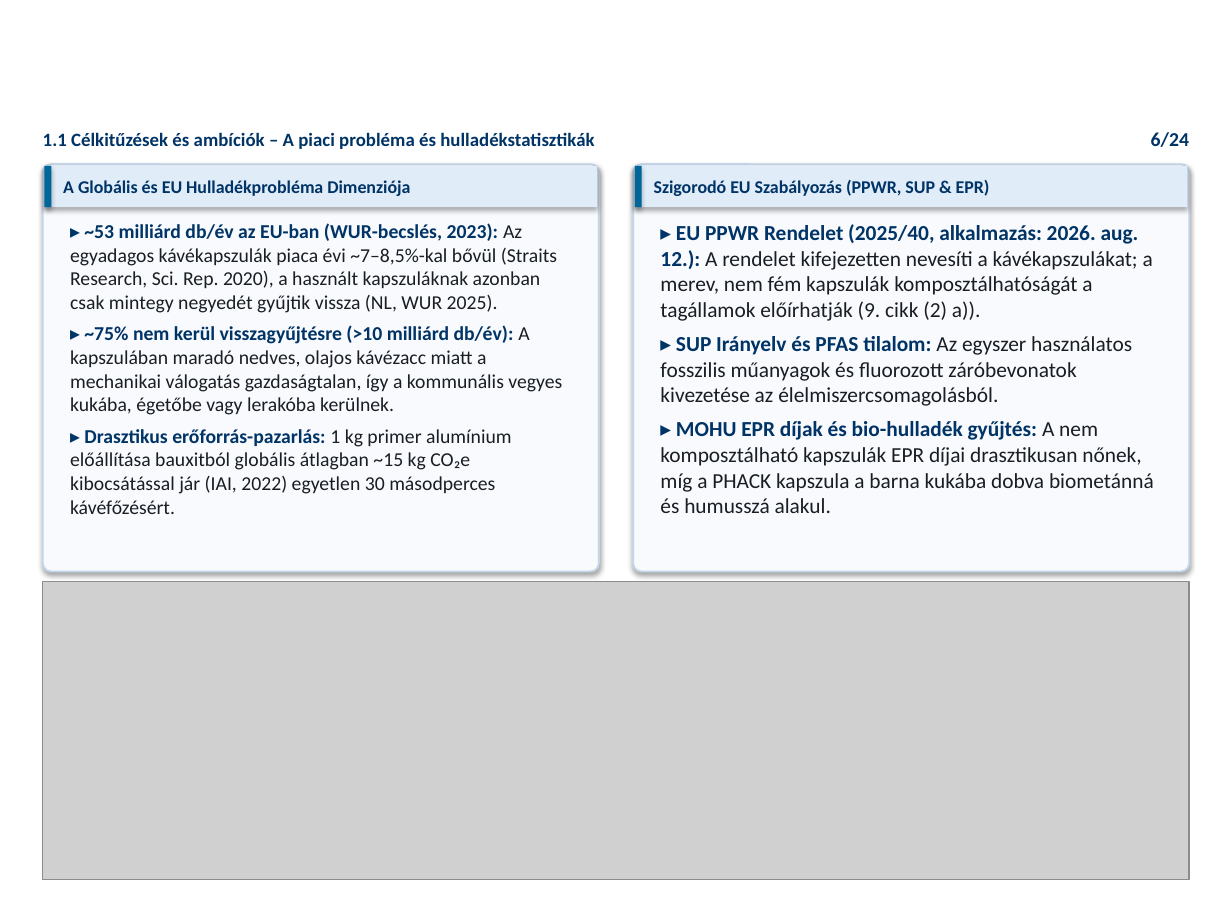
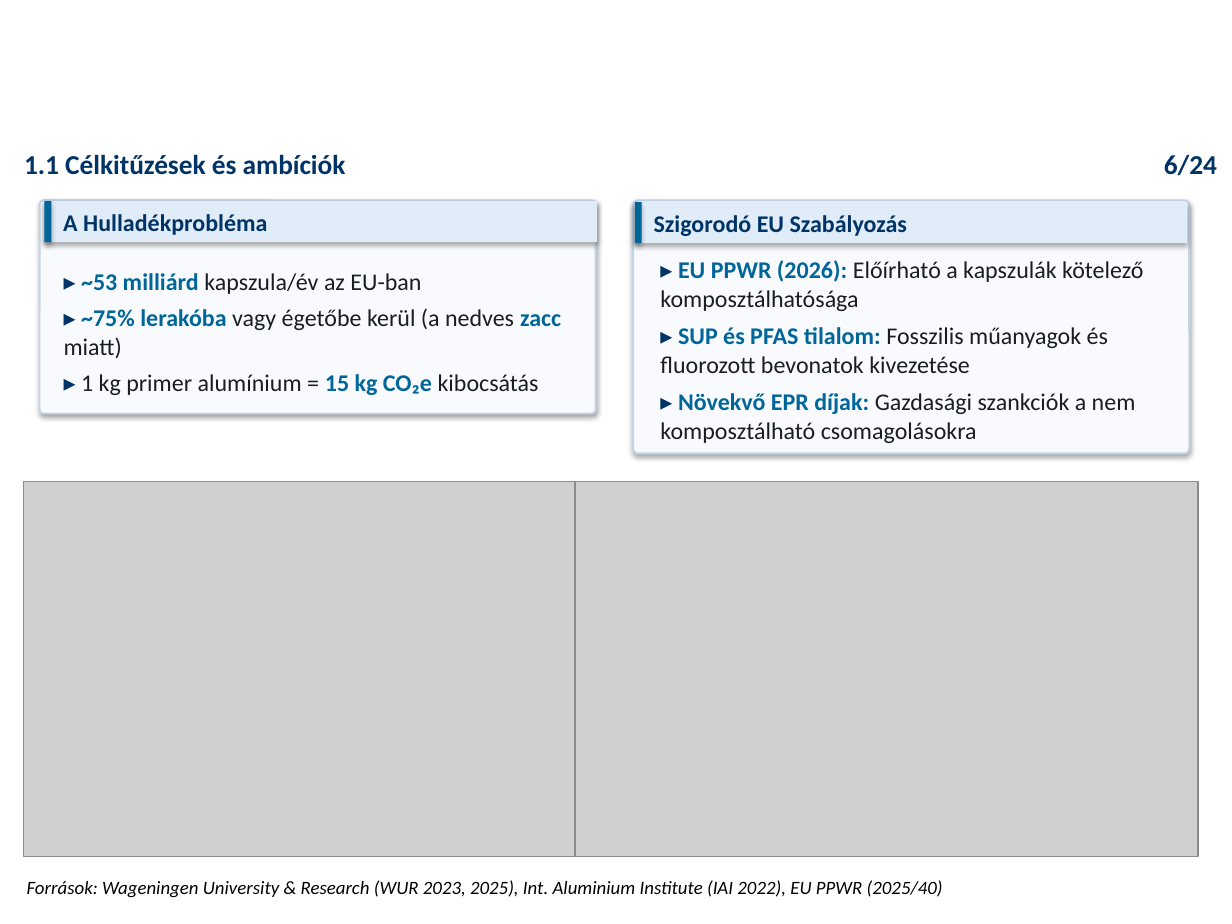
Before and after one commit to RMarci44/Fenntarthato-hulladek-projekt, a slide deck: slide 6 of PHACK_Prezentacio_Vegleges.pptx. Drawn at 1232x924 pixels with LibreOffice and Linux fonts; fonts in the diff are those of the drawing; grey boxes stand for pictures; background and template pictures are left out. Boxes give left, top, right and bottom in pixels: in the first picture for what was removed or moved away, otherwise in the second. Text is boxed around its words. In the diff, an @@ line names an element or a change of style, - is before the commit and + after.

```diff
--- a/PHACK_Prezentacio_Vegleges.pptx
+++ b/PHACK_Prezentacio_Vegleges.pptx
@@ text "6/24": place and size @@
-text "6/24" at [1151, 132, 1189, 147]
+text "6/24" at [1164, 154, 1217, 176]
@@ text "6/24" at [1164, 154, 1217, 176]: size 11.5 to 16 pt @@
@@ text at [24, 154, 346, 175]: text changed; size 11 to 16 pt @@
-1.1 Célkitűzések és ambíciók – A piaci probléma és hulladékstatisztikák
+1.1 Célkitűzések és ambíciók
@@ rounded rectangle: place and size @@
-rounded rectangle at [43, 164, 599, 572]
+rounded rectangle at [39, 201, 595, 414]
@@ rounded rectangle: place and size @@
-rounded rectangle at [633, 164, 1189, 572]
+rounded rectangle at [633, 201, 1189, 455]
@@ 4 rectangles: place and size @@
-4 rectangles at [44, 166, 1188, 207]
+4 rectangles at [44, 201, 1188, 243]
@@ text at [63, 214, 267, 235]: text changed; size 10.5 to 14 pt @@
-A Globális és EU Hulladékprobléma Dimenziója
+A Hulladékprobléma
@@ text at [654, 215, 907, 236]: text changed; size 10.5 to 14 pt @@
-Szigorodó EU Szabályozás (PPWR, SUP & EPR)
+Szigorodó EU Szabályozás
@@ text at [660, 260, 1143, 443]: text changed; size 12.5 to 14 pt @@
-▸ EU PPWR Rendelet (2025/40, alkalmazás: 2026. aug. 12.): A rendelet kifejezetten nevesíti a kávékapszulákat; a merev, nem fém kapszulák komposztálhatóságát a tagállamok előírhatják (9. cikk (2) a)).
-▸ SUP Irányelv és PFAS tilalom: Az egyszer használatos fosszilis műanyagok és fluorozott záróbevonatok kivezetése az élelmiszercsomagolásból.
-▸ MOHU EPR díjak és bio-hulladék gyűjtés: A nem komposztálható kapszulák EPR díjai drasztikusan nőnek, míg a PHACK kapszula a barna kukába dobva biometánná és humusszá alakul.
+▸ EU PPWR (2026): Előírható a kapszulák kötelező komposztálhatósága
+▸ SUP és PFAS tilalom: Fosszilis műanyagok és fluorozott bevonatok kivezetése
+▸ Növekvő EPR díjak: Gazdasági szankciók a nem komposztálható csomagolásokra
@@ text at [64, 273, 561, 395]: text changed; size 11.5 to 14 pt @@
-▸ ~53 milliárd db/év az EU-ban (WUR-becslés, 2023): Az egyadagos kávékapszulák piaca évi ~7–8,5%-kal bővül (Straits Research, Sci. Rep. 2020), a használt kapszuláknak azonban csak mintegy negyedét gyűjtik vissza (NL, WUR 2025).
-▸ ~75% nem kerül visszagyűjtésre (>10 milliárd db/év): A kapszulában maradó nedves, olajos kávézacc miatt a mechanikai válogatás gazdaságtalan, így a kommunális vegyes kukába, égetőbe vagy lerakóba kerülnek.
-▸ Drasztikus erőforrás-pazarlás: 1 kg primer alumínium előállítása bauxitból globális átlagban ~15 kg CO₂e kibocsátással jár (IAI, 2022) egyetlen 30 másodperces kávéfőzésért.
+▸ ~53 milliárd kapszula/év az EU-ban
+▸ ~75% lerakóba vagy égetőbe kerül (a nedves zacc miatt)
+▸ 1 kg primer alumínium = 15 kg CO₂e kibocsátás
@@ picture added at [23, 482, 575, 856] @@
@@ picture added at [575, 482, 1199, 856] @@
@@ picture removed at [43, 582, 1190, 880] @@
@@ text added at [27, 880, 943, 898], 11 pt, text #000000, italic @@
+Források: Wageningen University & Research (WUR 2023, 2025), Int. Aluminium Institute (IAI 2022), EU PPWR (2025/40)
```
Also in this commit, not shown: 4 other slides changed, 13 other files.
